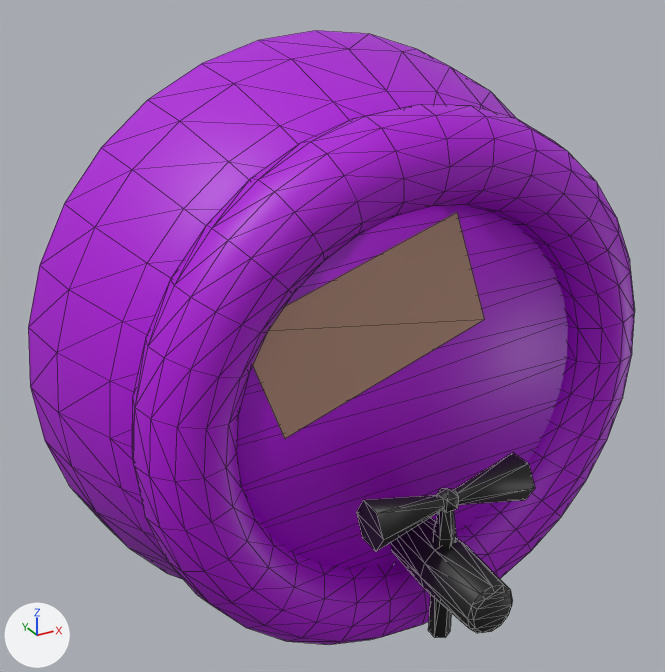
Two versions of the glTF model www/models/layouts/GB_085_barrel_tap.glb, one commit apart.
Both versions are drawn from a 50 mm camera at (-1.051, -1.64, 1.736) aimed at (-0.111, 0.069, 0.881). Arrows for +X, +Y and +Z are at lower left; the lights stay in place. Mesh edges are drawn as thin lines. Where no turn or scale is listed for an object, it has been applied to the vertices. Vertices at the same position are counted once.

The older version as bpy lines, for what is in view:
```python
mat_barrel = principled_material('Barrel')
mat_barrel.base_color = (0.422, 0.0, 0.693)  # purple #ae00d9
me_torus_003 = bpy.data.meshes.new('Torus.003')
me_torus_003.from_pydata(...)  # 618 vertices, 1164 faces; spans x -0.746..0.744, y -0.437..0.352, z 0.034..1.525
# faces by material slot: [990, 172, 2]
me_torus_003.materials.append(mat_barrel)  # purple #ae00d9
me_torus_003.materials.append(mat_black)  # black #1b1b1b
me_torus_003.materials.append(mat_label)  # beige #b9927d
ob_barreltap = bpy.data.objects.new('BarrelTap', me_torus_003)
ob_barreltap.location = (0.0, 0.0, 0.0)
```
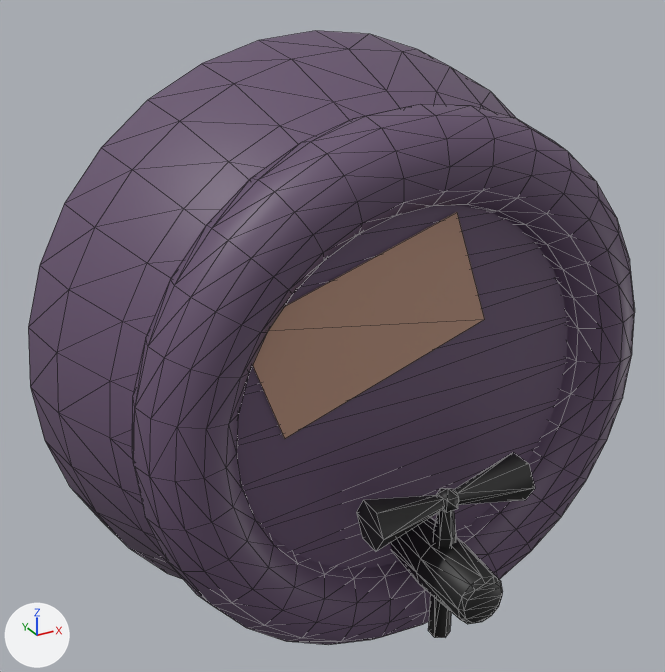
The newer file is also turned or shifted as a whole; pictures and numbers use the older file's frame.

Edits to the bpy script that builds the scene:
```text
Change mat_barrel:
    mat_barrel.base_color: (0.422, 0.0, 0.693) -> (0.131, 0.0821, 0.153)  # purple #ae00d9 -> dark purple #65516d
Change me_torus_003:
    where me_torus_003.from_pydata(...)  # 618 vertices, 1164 faces; spans x -0.746..0.744, y -0.437..0.352, z 0.034..1.525
    used by ob_barreltap; location = (0.0, 0.0, 0.0)
    me_torus_003 part 1: the loose piece of 48 vertices spanning x -0.07..0.07, y -0.437..-0.105, z 0.341..0.481 is scaled about its middle by (1, 0.898, 1), then moved by (0.0, 0.017, 0.0)
    me_torus_003 part 2
    me_torus_003.vertices[574].co: (0.013, -0.26, 0.576) -> (0.0, -0.268, 0.576)
    me_torus_003.vertices[575].co: (0.0, -0.268, 0.576) -> (0.013, -0.26, 0.576)
    me_torus_003.vertices[586].co: (0.019, -0.272, 0.587) -> (0.019, -0.264, 0.602)  # pixel (459, 501) -> pixel (457, 493)
    me_torus_003.vertices[587].co: (0.019, -0.264, 0.602) -> (0.019, -0.272, 0.587)  # pixel (457, 493) -> pixel (459, 501)
```

Changed parts and their boxes (x1, y1, x2, y2) in the pictures (665 x 672 px; the box of a moved part takes in the faces that stretch with it):
'BarrelTap', recoloured, reshaped
    both: (28, 30, 635, 645)
part 1 of me_torus_003, moved or reshaped
    before: (390, 517, 513, 634)
    after: (390, 517, 503, 624)
part 2 of me_torus_003, moved or reshaped
    both: (445, 453, 535, 539)
